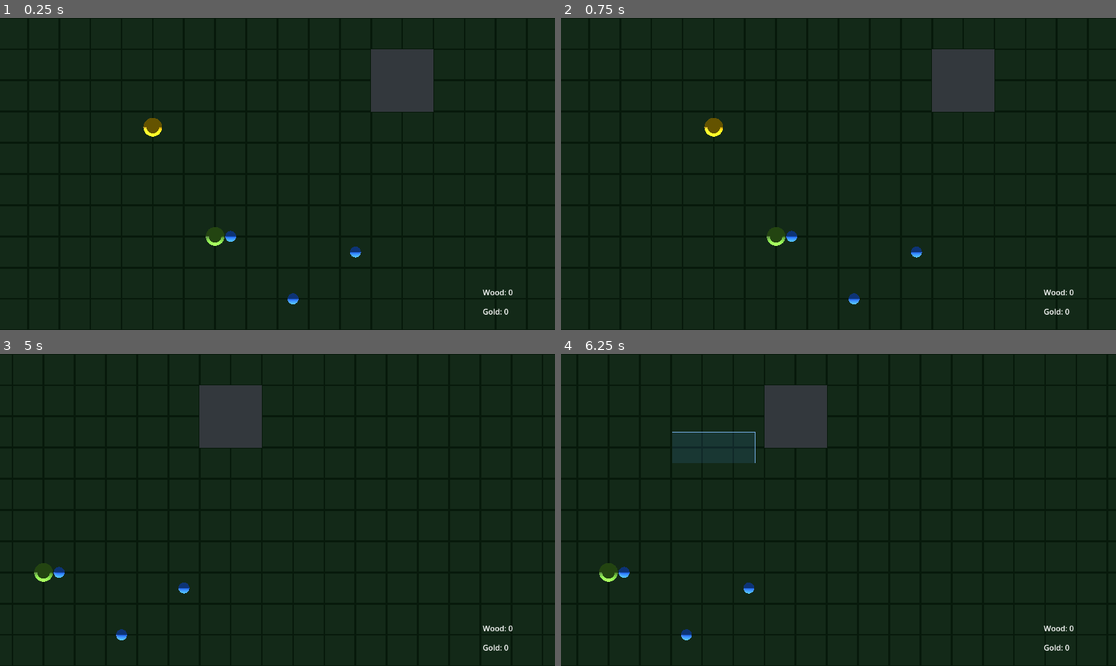
Above: before the commit, frames 1-4 (two rows, left to right).
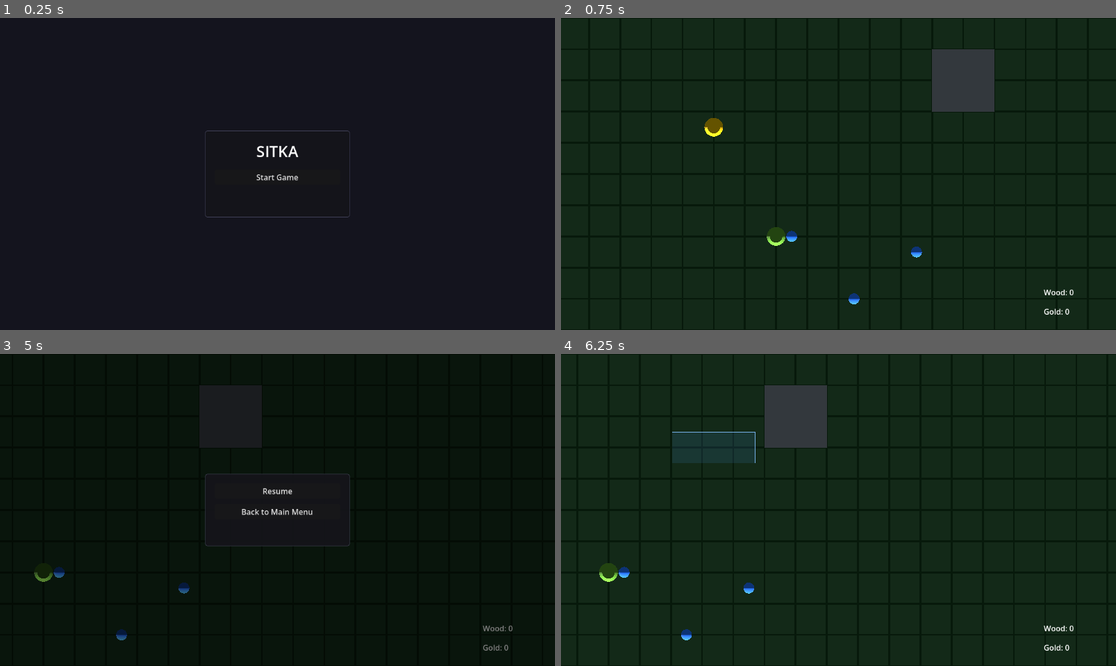
Above: after the commit, the same moments.

Repository: forsman5/sitka
Game: Godot game, scene res://scenes/ui/main_menu.tscn
Same seed, same stepped clock (60 frames per second), same inputs: the game is played once before the commit and once after it. Before the commit the project starts from res://scenes/world/world.tscn.
Inputs (mouse positions are in pixels of both pictures, inside the frame that each line leads up to):
- Up to frame 1 (0.25 s): no input
- Up to frame 2 (0.75 s): click (838, 177) at 0.5 s, where only the run after the commit has a clickable "Start Game"
- Up to frame 3 (5 s): tap Enter at 1.25 s; move the mouse to (399, 494) at 1.27 s; hold Right (ui_right) 1.28-2 s; click (399, 494) at 1.42 s; drag from (166, 525) to (249, 572) at 2.02 s; move the mouse to (333, 441) at 2.77 s; hold Right (ui_right) 2.78-3.5 s; drag from (249, 572) to (111, 463) at 3.52 s; move the mouse to (444, 556) at 4.27 s; hold Left (ui_left) from 4.28 s (still down); tap Escape at 4.9 s
- Up to frame 4 (6.25 s): release Left (ui_left) at 5 s; click (838, 491) at 5 s, where only the run after the commit has a clickable "Resume"; tap Space at 5.75 s; drag from (672, 463) to (755, 432) at 5.77 s

The runs differ from the first frame. In frame 1, 3.3% of the frame differs, in the area x 25-93%, y 10-96%; in frame 2, nothing differs; in frame 3, 3.0%; in frame 4, nothing differs.

Commit message:
Add main menu, escape menu, and safe scene teardown
Main menu is now the entry point with a Start Game button. Escape opens
an overlay with Resume and Back to Main Menu. Person coroutines guard
all get_tree() calls with is_inside_tree() to prevent null crashes on
scene change.

Co-Authored-By: Claude Sonnet 4.6 <noreply@anthropic.com>

Diff:
--- a/project.godot
+++ b/project.godot
@@ -11,7 +11,7 @@
 [application]
 
 config/name="sitka"
-run/main_scene="res://scenes/world/world.tscn"
+run/main_scene="res://scenes/ui/main_menu.tscn"
 config/features=PackedStringArray("4.6", "Forward Plus")
 config/icon="res://icon.svg"
 
--- /dev/null
+++ b/scenes/ui/escape_menu.tscn
@@ -0,0 +1,58 @@
+[gd_scene load_steps=3 format=3]
+
+[ext_resource type="Script" path="res://scripts/ui/escape_menu.gd" id="1_escape_menu"]
+
+[sub_resource type="StyleBoxFlat" id="PanelStyle_1"]
+bg_color = Color(0.08, 0.08, 0.1, 0.95)
+border_width_left = 1
+border_width_top = 1
+border_width_right = 1
+border_width_bottom = 1
+border_color = Color(0.3, 0.3, 0.4, 0.8)
+corner_radius_top_left = 4
+corner_radius_top_right = 4
+corner_radius_bottom_left = 4
+corner_radius_bottom_right = 4
+
+[node name="EscapeMenu" type="CanvasLayer"]
+layer = 20
+script = ExtResource("1_escape_menu")
+
+[node name="Overlay" type="Control" parent="."]
+visible = false
+anchor_right = 1.0
+anchor_bottom = 1.0
+
+[node name="Background" type="ColorRect" parent="Overlay"]
+anchor_right = 1.0
+anchor_bottom = 1.0
+color = Color(0, 0, 0, 0.5)
+
+[node name="Panel" type="Panel" parent="Overlay"]
+anchor_left = 0.5
+anchor_top = 0.5
+anchor_right = 0.5
+anchor_bottom = 0.5
+offset_left = -150.0
+offset_top = -75.0
+offset_right = 150.0
+offset_bottom = 75.0
+theme_override_styles/panel = SubResource("PanelStyle_1")
+
+[node name="VBox" type="VBoxContainer" parent="Overlay/Panel"]
+anchor_right = 1.0
+anchor_bottom = 1.0
+offset_left = 20.0
+offset_top = 20.0
+offset_right = -20.0
+offset_bottom = -20.0
+theme_override_constants/separation = 12
+
+[node name="ResumeButton" type="Button" parent="Overlay/Panel/VBox"]
+text = "Resume"
+
+[node name="MainMenuButton" type="Button" parent="Overlay/Panel/VBox"]
+text = "Back to Main Menu"
+
+[connection signal="pressed" from="Overlay/Panel/VBox/ResumeButton" to="." method="_on_resume_pressed"]
+[connection signal="pressed" from="Overlay/Panel/VBox/MainMenuButton" to="." method="_on_main_menu_pressed"]
--- /dev/null
+++ b/scenes/ui/main_menu.tscn
@@ -0,0 +1,55 @@
+[gd_scene load_steps=3 format=3]
+
+[ext_resource type="Script" path="res://scripts/ui/main_menu.gd" id="1_main_menu"]
+
+[sub_resource type="StyleBoxFlat" id="PanelStyle_1"]
+bg_color = Color(0.08, 0.08, 0.1, 0.95)
+border_width_left = 1
+border_width_top = 1
+border_width_right = 1
+border_width_bottom = 1
+border_color = Color(0.3, 0.3, 0.4, 0.8)
+corner_radius_top_left = 4
+corner_radius_top_right = 4
+corner_radius_bottom_left = 4
+corner_radius_bottom_right = 4
+
+[node name="MainMenu" type="Control"]
+anchor_right = 1.0
+anchor_bottom = 1.0
+script = ExtResource("1_main_menu")
+
+[node name="Background" type="ColorRect" parent="."]
+anchor_right = 1.0
+anchor_bottom = 1.0
+color = Color(0.08, 0.08, 0.12, 1)
+
+[node name="Panel" type="Panel" parent="."]
+anchor_left = 0.5
+anchor_top = 0.5
+anchor_right = 0.5
+anchor_bottom = 0.5
+offset_left = -150.0
+offset_top = -90.0
+offset_right = 150.0
+offset_bottom = 90.0
+theme_override_styles/panel = SubResource("PanelStyle_1")
+
+[node name="VBox" type="VBoxContainer" parent="Panel"]
+anchor_right = 1.0
+anchor_bottom = 1.0
+offset_left = 20.0
+offset_top = 20.0
+offset_right = -20.0
+offset_bottom = -20.0
+theme_override_constants/separation = 16
+
+[node name="TitleLabel" type="Label" parent="Panel/VBox"]
+text = "SITKA"
+horizontal_alignment = 1
+theme_override_font_sizes/font_size = 32
+
+[node name="StartButton" type="Button" parent="Panel/VBox"]
+text = "Start Game"
+
+[connection signal="pressed" from="Panel/VBox/StartButton" to="." method="_on_start_pressed"]
--- a/scenes/world/world.tscn
+++ b/scenes/world/world.tscn
@@ -7,6 +7,7 @@
 [ext_resource type="PackedScene" path="res://scenes/entities/building.tscn" id="5_building"]
 [ext_resource type="PackedScene" path="res://scenes/ui/hud.tscn" id="6_hud"]
 [ext_resource type="PackedScene" path="res://scenes/entities/resource_node_wood.tscn" id="7_wood"]
+[ext_resource type="PackedScene" path="res://scenes/ui/escape_menu.tscn" id="8_escape"]
 
 [sub_resource type="Environment" id="Env_1"]
 background_mode = 1
@@ -114,6 +115,8 @@
 
 [node name="HUD" parent="." instance=ExtResource("6_hud")]
 
+[node name="EscapeMenu" parent="." instance=ExtResource("8_escape")]
+
 [node name="SelectionUI" type="CanvasLayer" parent="."]
 
 [node name="SelectionBox" type="Panel" parent="SelectionUI"]
--- a/scripts/entities/person.gd
+++ b/scripts/entities/person.gd
@@ -103,7 +103,7 @@
 	return current_weight() >= carry_capacity
 
 func _run_task_loop() -> void:
-	while true:
+	while is_inside_tree():
 		if _move_target != Vector3.INF:
 			await _do_move(_move_target)
 		elif _deposit_queued or _is_carry_full():
@@ -117,7 +117,7 @@
 func _do_move(pos: Vector3) -> void:
 	_nav_agent.target_desired_distance = REACH
 	move_to(pos)
-	while _move_target == pos and global_position.distance_to(pos) > REACH:
+	while _move_target == pos and global_position.distance_to(pos) > REACH and is_inside_tree():
 		await get_tree().process_frame
 	if _move_target == pos:
 		_move_target = Vector3.INF
@@ -158,8 +158,10 @@
 			inventory.append(item)
 
 func _wait_until_near(node: Node3D, reach: float = REACH) -> void:
+	if not is_inside_tree():
+		return
 	await get_tree().process_frame
-	while is_instance_valid(node):
+	while is_instance_valid(node) and is_inside_tree():
 		var dist := global_position.distance_to(node.global_position)
 		if dist <= reach:
 			return
--- /dev/null
+++ b/scripts/ui/escape_menu.gd
@@ -0,0 +1,12 @@
+extends CanvasLayer
+
+@onready var _overlay: Control = $Overlay
+
+func show_toggle() -> void:
+	_overlay.visible = not _overlay.visible
+
+func _on_resume_pressed() -> void:
+	_overlay.visible = false
+
+func _on_main_menu_pressed() -> void:
+	get_tree().change_scene_to_file("res://scenes/ui/main_menu.tscn")
--- /dev/null
+++ b/scripts/ui/main_menu.gd
@@ -0,0 +1,4 @@
+extends Control
+
+func _on_start_pressed() -> void:
+	get_tree().change_scene_to_file("res://scenes/world/world.tscn")
--- a/scripts/world/world.gd
+++ b/scripts/world/world.gd
@@ -7,11 +7,16 @@
 
 @onready var _selection_box: Panel = $SelectionUI/SelectionBox
 @onready var _nav_region: NavigationRegion3D = $NavigationRegion3D
+@onready var _escape_menu = $EscapeMenu
 
 func _ready() -> void:
 	_nav_region.bake_navigation_mesh()
 
 func _unhandled_input(event: InputEvent) -> void:
+	if event is InputEventKey and event.keycode == KEY_ESCAPE and event.pressed and not event.is_echo():
+		_escape_menu.show_toggle()
+		get_viewport().set_input_as_handled()
+		return
 	if event is InputEventMouseButton and event.button_index == MOUSE_BUTTON_LEFT:
 		if event.pressed:
 			_drag_start = event.position
Not shown: 1 places in scenes/world/world.tscn that only renumber resources
